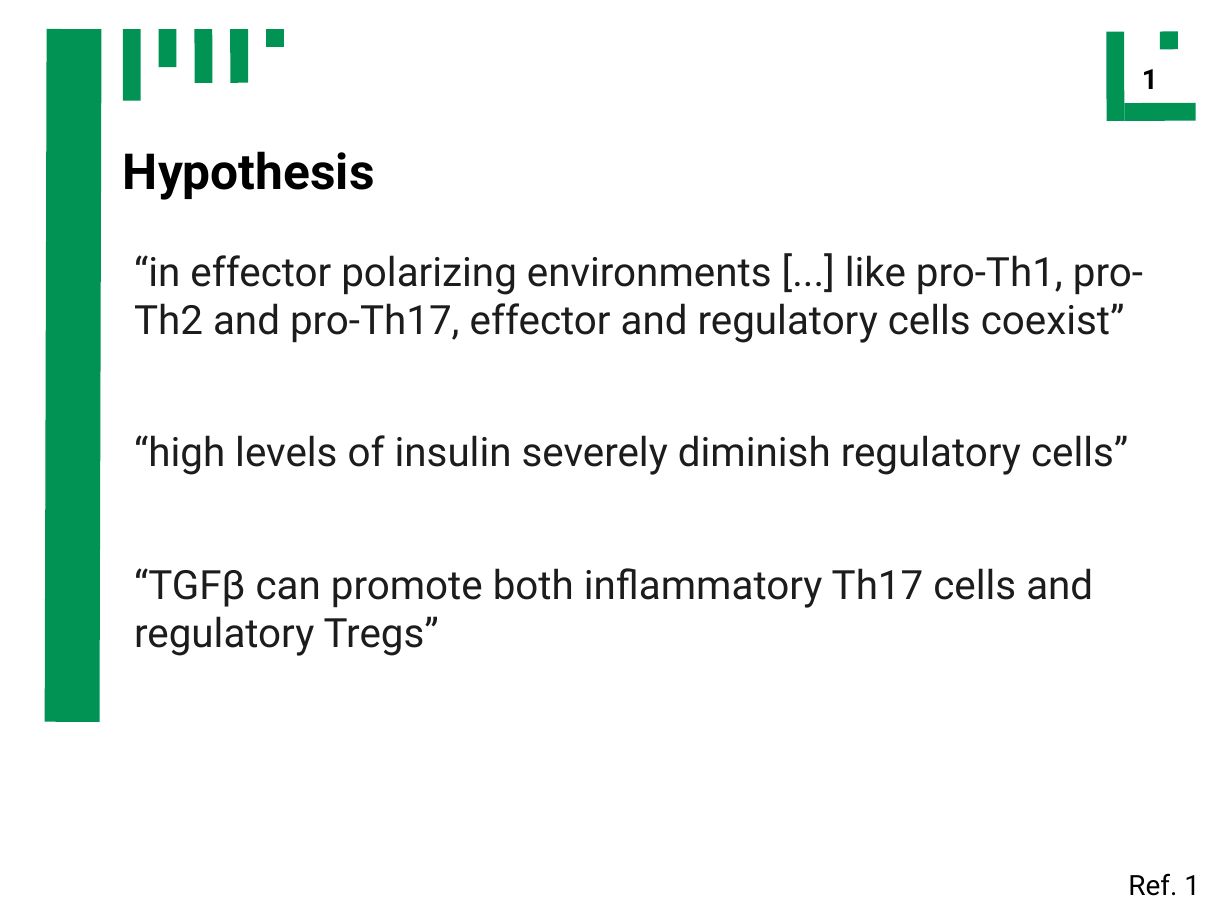
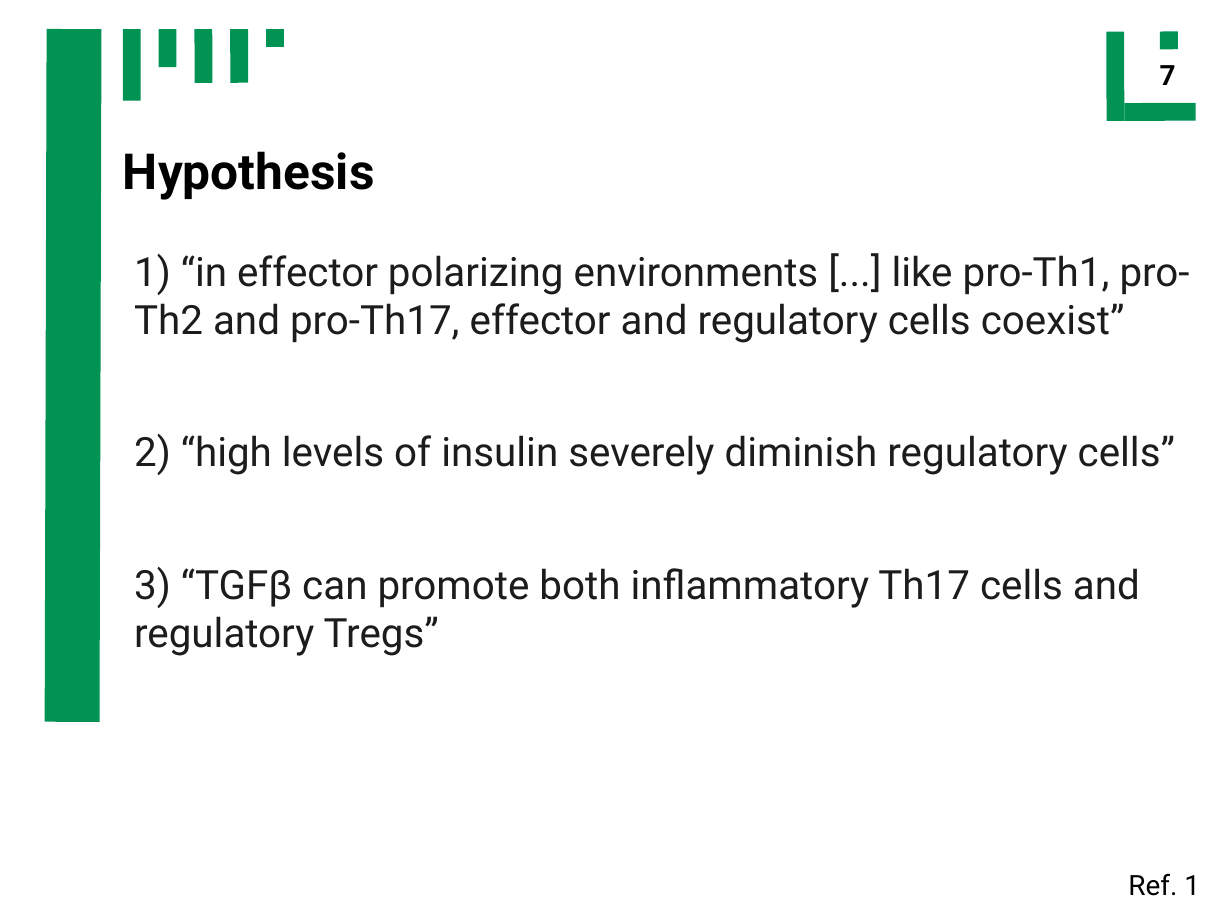
Before and after one commit to ch4perone/HaveFunWithSysBio, a slide deck: slide 7 of presentation.odp (slide 9 before the commit). Drawn at 1232x924 pixels with LibreOffice and Linux fonts; fonts in the diff are those of the drawing. Boxes give left, top, right and bottom in pixels: in the first picture for what was removed or moved away, otherwise in the second. Text is boxed around its words. In the diff, an @@ line names an element or a change of style, - is before the commit and + after.

```diff
--- a/presentation.odp
+++ b/presentation.odp
@@ text removed at (1142,69,1158,89) @@
-1
@@ page number added at (1160,65,1176,85), 18 pt, text #000000, bold @@
+7
@@ text at (134,254,1190,656): text changed @@
-“in effector polarizing environments [...] like pro-Th1, pro-Th2 and pro-Th17, effector and regulatory cells coexist”
-“high levels of insulin severely diminish regulatory cells”
-“TGFβ can promote both inflammatory Th17 cells and regulatory Tregs”
+1) “in effector polarizing environments [...] like pro-Th1, pro-Th2 and pro-Th17, effector and regulatory cells coexist”
+2) “high levels of insulin severely diminish regulatory cells”
+3) “TGFβ can promote both inflammatory Th17 cells and regulatory Tregs”
```
Also in this commit, not shown: 23 other slides changed, 9 slides added, 3 slides removed, 6 other files.
